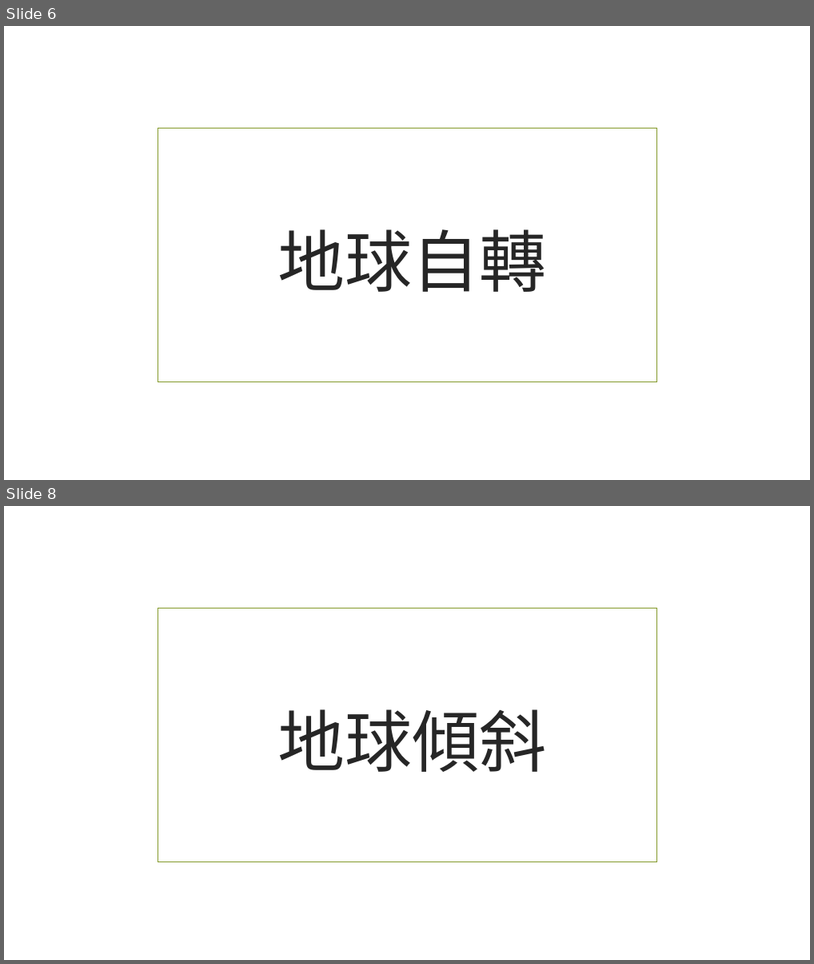
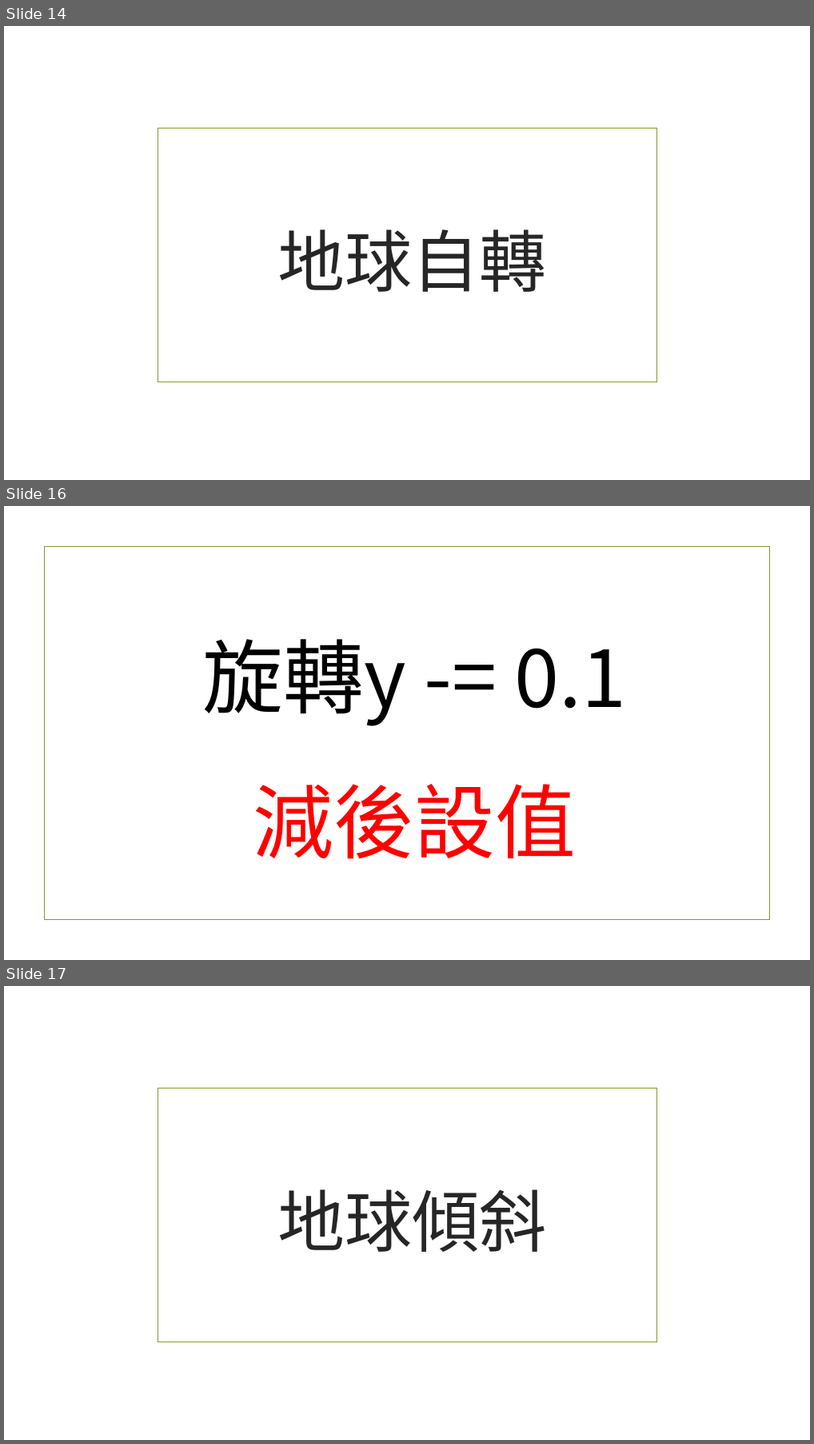
Before and after one commit to beardad1975/py4t, a slide deck: 課程資料/3D空間大探索/02轉動地球.pptx. Shown one above the other, each under a label of ours: slides 6 and 8 before the commit, slides 14, 16 and 17 after it; the slides between them are not shown. The pictures are 814x964 and 814x1444 pixels, drawn with LibreOffice and Linux fonts; fonts in the diff are those of the drawing; background and template pictures are left out. Boxes give left, top, right and bottom in pixels: in the first picture for what was removed or moved away, otherwise in the second. Text is boxed around its words. In the diff, an @@ line names an element or a change of style, - is before the commit and + after.

```diff
--- a/課程資料/3D空間大探索/02轉動地球.pptx
+++ b/課程資料/3D空間大探索/02轉動地球.pptx
@@ slide 16 added at [4,506,810,960], background picture (left out) @@
@@ rectangle added at [44,547,770,920], outline #83992A 1.25 pt @@
@@ title added at [202,639,627,859], 96 pt, text #000000 @@
+旋轉y -= 0.1
+減後設值
@@ what was slide 6 is now slide 14 @@
@@ what was slide 8 is now slide 17 @@
```
Also in this commit, not shown: 5 slides changed, 10 other slides added, 7 slides removed, 17 other files.
